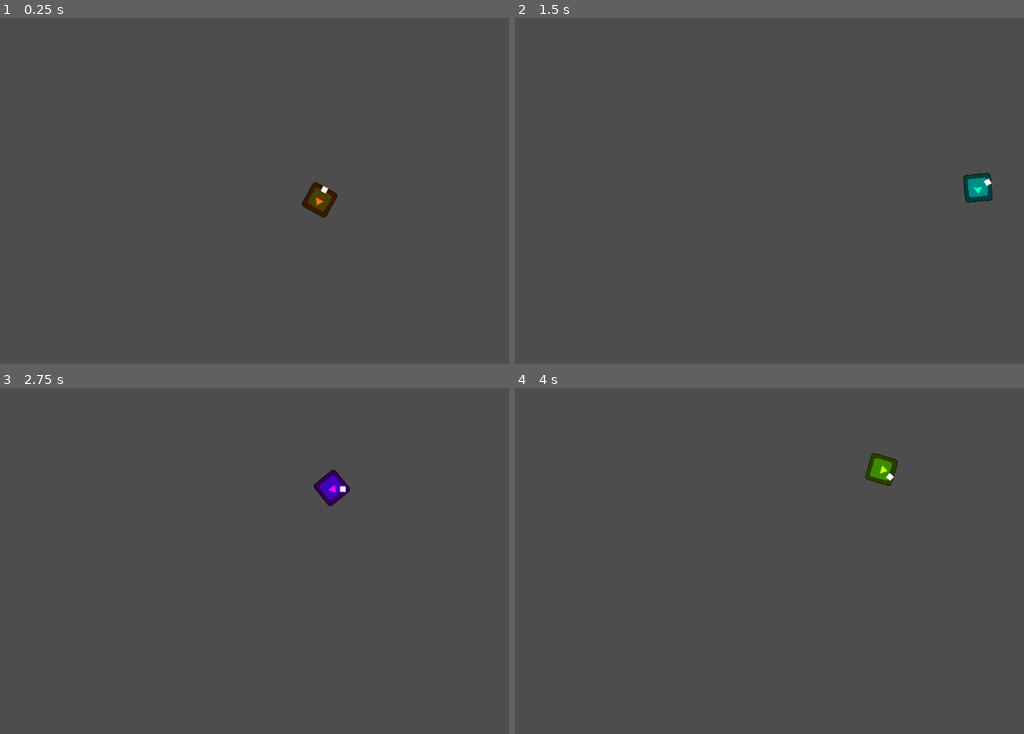
Above: before the commit, frames 1-4 (two rows, left to right).
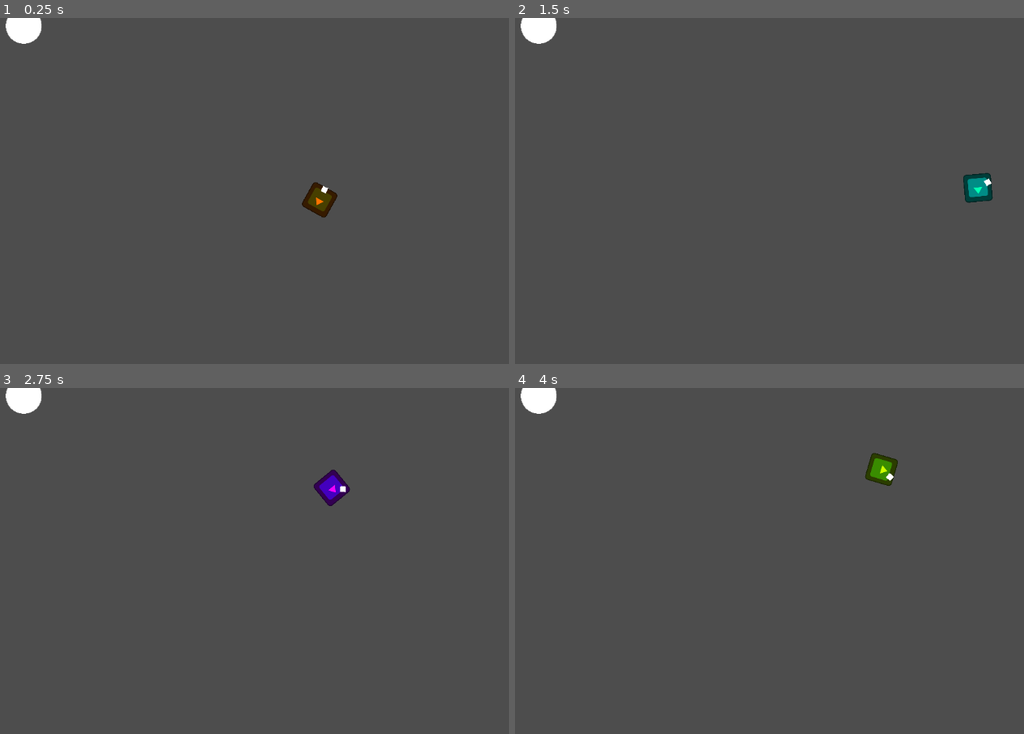
Above: after the commit, the same moments.

Repository: Setry/gj-solo
Game: Godot game, scene res://Scenes/MainTest.tscn
Two runs of this game, one before a commit and one after it. Both use one fixed random seed, a clock stepped at 60 frames per second and the inputs below. The engine's default icon, where the game draws it, is replaced by a stand-in: a white triangle on a blue panel in a dark square.
Inputs:
- Up to frame 1 (0.25 s): no input
- Up to frame 2 (1.5 s): hold Space (press) 0.53-1.28 s; tap Space (press) at 1.35 s
- Up to frame 3 (2.75 s): hold Space (press) from 2.03 s (still down)
- Up to frame 4 (4 s): release Space (press) at 2.78 s; tap Space (press) at 2.85 s; hold Space (press) from 3.53 s (still down)

The runs differ from the first frame. In frame 1, 0.5% of the frame differs, in the area x 1-9%, y 0-8%; in frame 2, 0.5%; in frame 3, 0.5%; in frame 4, 0.5%.

Commit message:
added vars

Diff:
--- a/assets/Body.tscn
+++ b/assets/Body.tscn
@@ -1,6 +1,7 @@
-[gd_scene load_steps=3 format=3 uid="uid://3nvum3th5233"]
+[gd_scene load_steps=4 format=3 uid="uid://3nvum3th5233"]
 
 [ext_resource type="Script" uid="uid://cnax0okt3ut41" path="res://scripts/Body.gd" id="1_18rrp"]
+[ext_resource type="Texture2D" uid="uid://d1nagvj16273i" path="res://Sprites/0qfv7ov5.png" id="2_3f56x"]
 
 [sub_resource type="CircleShape2D" id="CircleShape2D_g2rrn"]
 
@@ -8,6 +9,7 @@
 script = ExtResource("1_18rrp")
 
 [node name="Sprite2D" type="Sprite2D" parent="."]
+texture = ExtResource("2_3f56x")
 
 [node name="CollisionShape2D" type="CollisionShape2D" parent="."]
 shape = SubResource("CircleShape2D_g2rrn")
--- a/scripts/player.gd
+++ b/scripts/player.gd
@@ -1,6 +1,13 @@
 extends CharacterBody2D
 
+var pos : Vector2;
+var old_pos : Vector2;
+var moving : bool;
 var rotation_speed = 1.5
 
-func _process(delta):
+func _ready():
+	old_pos = global_position;
+	pos = global_position;
+
+func _physics_process(delta):
 	self.rotate(rotation_speed)
